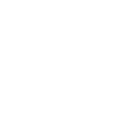
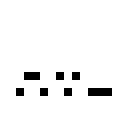
Revision of a layered 128 × 128 image; what changed, layer by layer:
painted on "text" over (16, 72, 112, 96)
